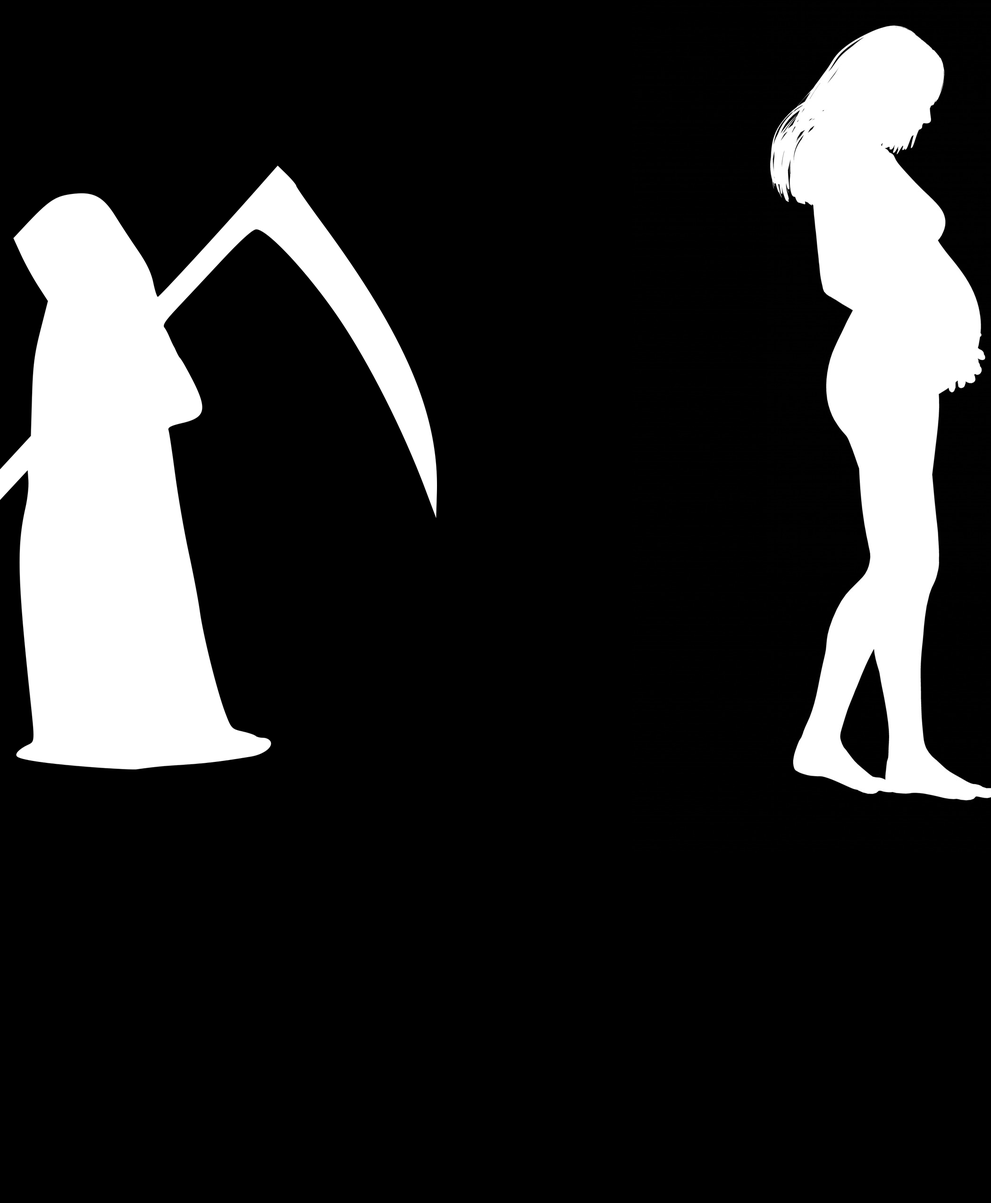
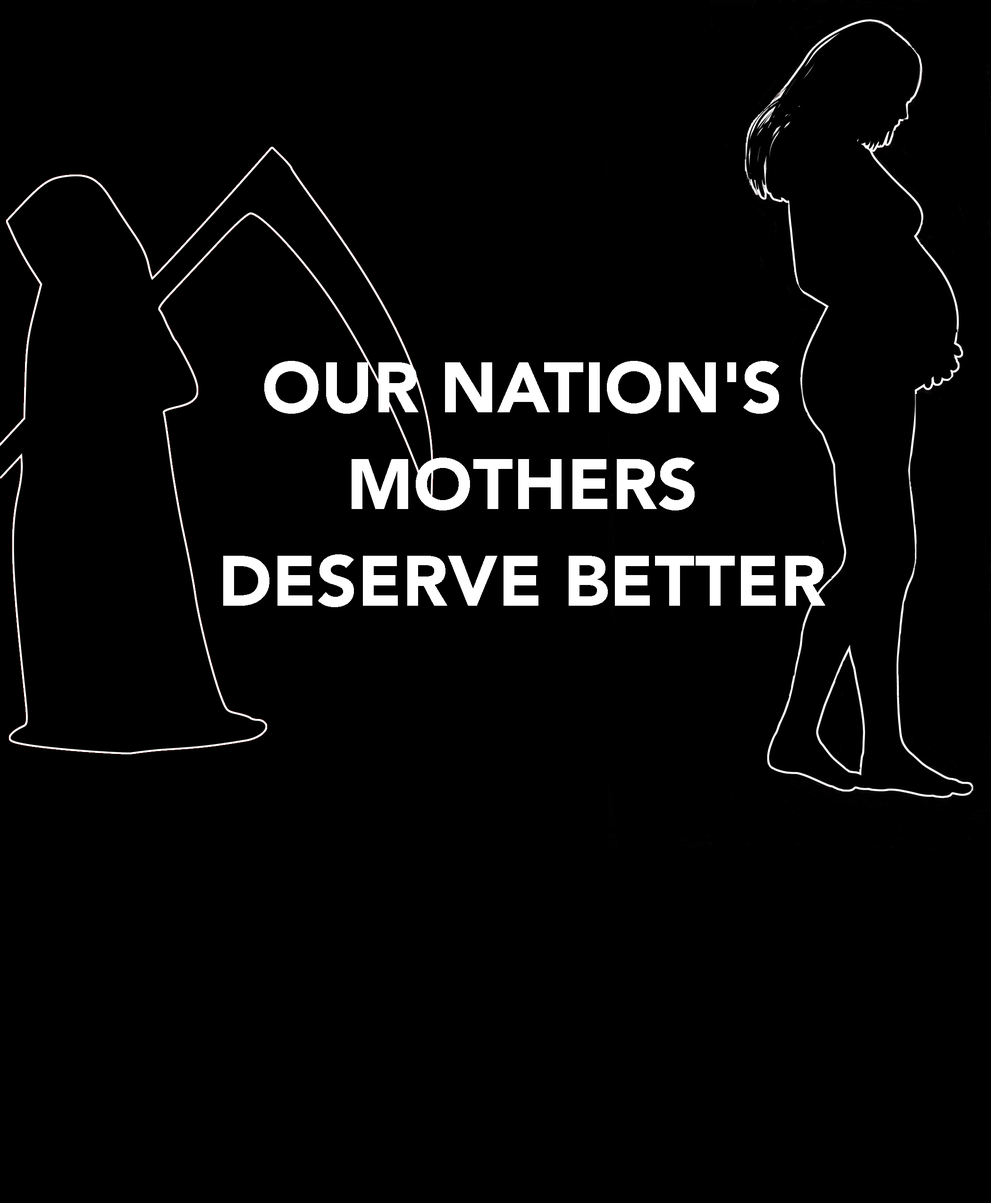
Comparing the layer stacks of the two 991px x 1203px images. Changes:
added layer "OUR NATION'S MOTHERS DESERVE B..." above "death-2024663_1280.png" over [223, 360, 825, 608]
painted on "death-2024663_1280.png" over [0, 148, 437, 770]
added layer "Layer" above "Layer #2" over [0, 146, 433, 755]
painted on "pregnant-lady-silhouette.jpg" over [607, 0, 991, 849]
added layer "Layer #1" above "Background" over [606, 0, 991, 849]
